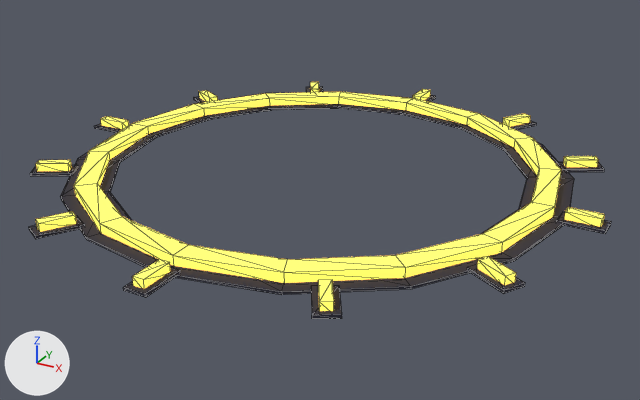
The glTF model unity/Assets/Resources/Models/Fx/fx_wait_ring_day.glb: old version first, new version second.
One viewpoint serves both versions: a 50 mm lens placed at (1.52, -2.75, 1.25), pointed at (0.03, -0.04, -0.1). Lighting does not change. The marker at lower left points along +X, +Y and +Z. The picture after the commit comes second. Mesh edges are drawn as thin lines. Vertices at exactly the same position are counted once.

The first picture shows 'fx_wait_ring_day'.
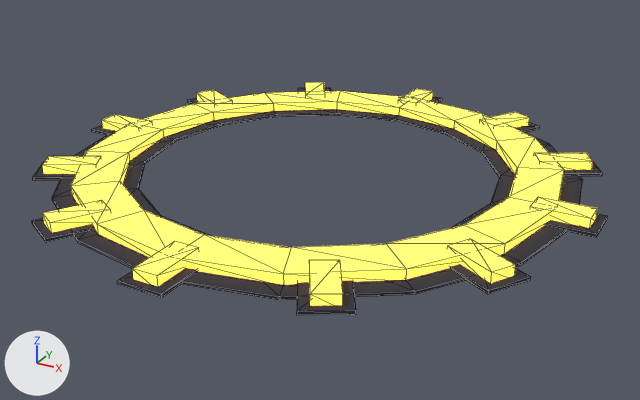
The change, as JSON lines over the scene's bpy script:
```json
{"block": "me_fx_wait_ring_day", "where": "# used by ob_fx_wait_ring_day; location = (0.0, 0.0, 0.0)"}
{"op": "remove", "block": "me_fx_wait_ring_day", "code": "me_fx_wait_ring_day.from_pydata(...)  # 328 vertices, 544 faces; spans x -1.08..1.08, y -1.08..1.08, z 0.0..0.04"}
{"op": "add", "block": "me_fx_wait_ring_day", "code": "me_fx_wait_ring_day.from_pydata(...)  # 328 vertices, 544 faces; spans x -1.06..1.06, y -1.06..1.06, z -0.01..0.05"}
{"block": "me_fx_wait_ring_day", "change": "me_fx_wait_ring_day part 1: the loose piece of 8 vertices spanning x 0.92..1.08, y -0.04..0.04, z 0.0..0.01 is scaled about its middle by (1.62, 2, 1), then moved by (-0.07, 0.0, 0.0)"}
{"block": "me_fx_wait_ring_day", "change": "me_fx_wait_ring_day part 2: the loose piece of 8 vertices spanning x -0.04..0.04, y 0.92..1.08, z 0.0..0.01 is scaled about its middle by (2, 1.62, 1), then moved by (0.0, -0.07, 0.0)"}
{"block": "me_fx_wait_ring_day", "change": "me_fx_wait_ring_day part 3: the loose piece of 8 vertices spanning x -1.08..-0.92, y -0.04..0.04, z 0.0..0.01 is scaled about its middle by (1.62, 2, 1), then moved by (0.07, 0.0, 0.0)"}
{"block": "me_fx_wait_ring_day", "change": "me_fx_wait_ring_day part 4: the loose piece of 8 vertices spanning x -0.04..0.04, y -1.08..-0.92, z 0.0..0.01 is scaled about its middle by (2, 1.62, 1), then moved by (0.0, 0.07, 0.0)"}
{"block": "me_fx_wait_ring_day", "change": "me_fx_wait_ring_day part 5: the loose piece of 8 vertices spanning x 0.94..1.06, y -0.02..0.02, z 0.0..0.04 is scaled about its middle by (1.67, 2.25, 1.25), then moved by (-0.07, 0.0, 0.0)"}
{"block": "me_fx_wait_ring_day", "change": "me_fx_wait_ring_day part 6: the loose piece of 8 vertices spanning x -0.02..0.02, y 0.94..1.06, z 0.0..0.04 is scaled about its middle by (2.25, 1.67, 1.25), then moved by (0.0, -0.07, 0.0)"}
{"block": "me_fx_wait_ring_day", "change": "me_fx_wait_ring_day part 7: the loose piece of 8 vertices spanning x -1.06..-0.94, y -0.02..0.02, z 0.0..0.04 is scaled about its middle by (1.67, 2.25, 1.25), then moved by (0.07, 0.0, 0.0)"}
{"block": "me_fx_wait_ring_day", "change": "me_fx_wait_ring_day part 8: the loose piece of 8 vertices spanning x -0.02..0.02, y -1.06..-0.94, z 0.0..0.04 is scaled about its middle by (2.25, 1.67, 1.25), then moved by (0.0, 0.07, 0.0)"}
{"block": "me_fx_wait_ring_day", "change": "me_fx_wait_ring_day part 9: 264 of 328 vertices moved; they spanned x -0.96..0.96, y -0.96..0.96, z 0.0..0.04 and now span x -0.98..0.98, y -0.98..0.98, z -0.01..0.05; mean shift (0.0, 0.0, 0.0); largest move (0.82, -0.43, 0.0) -> (0.73, -0.33, 0.0)"}
```

Location of each change, (x1, y1, x2, y2) in pixels of the pictures (640 x 400 px; the box of a moved part takes in the faces that stretch with it):
```json
{"object": "fx_wait_ring_day", "change": "reshaped", "before": [29, 82, 611, 319], "after": [32, 82, 608, 315]}
{"part": 1, "of": "me_fx_wait_ring_day", "change": "moved or reshaped", "before": [556, 212, 611, 234], "after": [545, 214, 608, 237]}
{"part": 2, "of": "me_fx_wait_ring_day", "change": "moved or reshaped", "before": [424, 95, 436, 102], "after": [430, 97, 442, 103]}
{"part": 3, "of": "me_fx_wait_ring_day", "change": "moved or reshaped", "before": [95, 123, 122, 133], "after": [92, 125, 117, 135], "on screen": "mostly hidden"}
{"part": 4, "of": "me_fx_wait_ring_day", "change": "moved or reshaped", "before": [123, 267, 180, 297], "after": [117, 268, 196, 298]}
{"part": 5, "of": "me_fx_wait_ring_day", "change": "moved or reshaped", "before": [564, 207, 605, 227], "after": [530, 197, 597, 228]}
{"part": 6, "of": "me_fx_wait_ring_day", "change": "moved or reshaped", "before": [413, 89, 431, 101], "after": [398, 89, 433, 104]}
{"part": 7, "of": "me_fx_wait_ring_day", "change": "moved or reshaped", "before": [101, 116, 129, 130], "after": [102, 115, 153, 131]}
{"part": 8, "of": "me_fx_wait_ring_day", "change": "moved or reshaped", "before": [132, 259, 170, 289], "after": [132, 242, 199, 286]}
{"part": 9, "of": "me_fx_wait_ring_day", "change": "moved or reshaped", "before": [29, 82, 604, 319], "after": [32, 82, 602, 315]}
```
